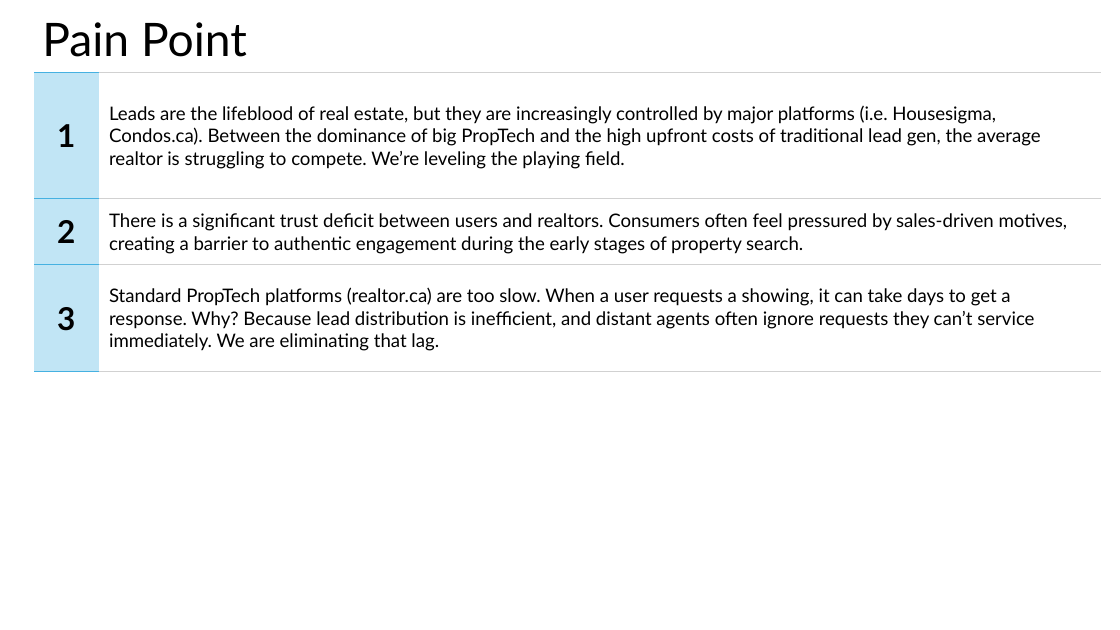
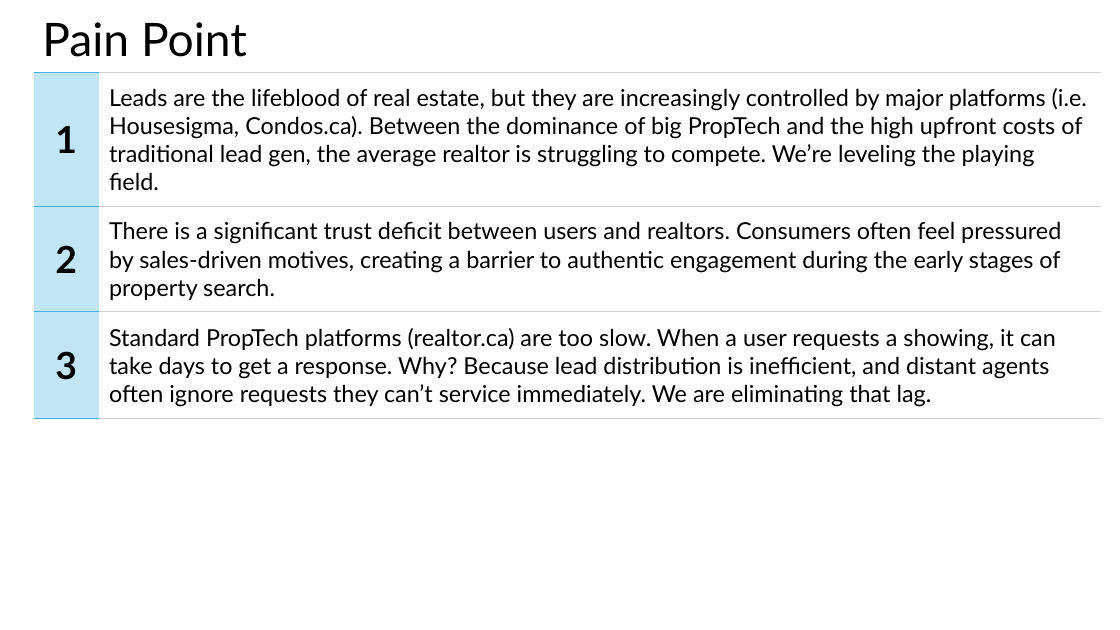
Before and after one commit to juli20008/yillow, a slide deck: slide 3 of Yollow.pptx. Drawn at 1120x630 pixels with LibreOffice and Linux fonts; fonts in the diff are those of the drawing. Boxes give left, top, right and bottom in pixels: in the first picture for what was removed or moved away, otherwise in the second. Text is boxed around its words. In the diff, an @@ line names an element or a change of style, - is before the commit and + after.

```diff
--- a/Yollow.pptx
+++ b/Yollow.pptx
@@ table at (34, 72, 1102, 411) @@
@@ size 27 to 32 pt in "1", "2", "3" @@
@@ size 16 to 20 pt @@
```
Also in this commit, not shown: 2 other slides changed, 3 other files.
